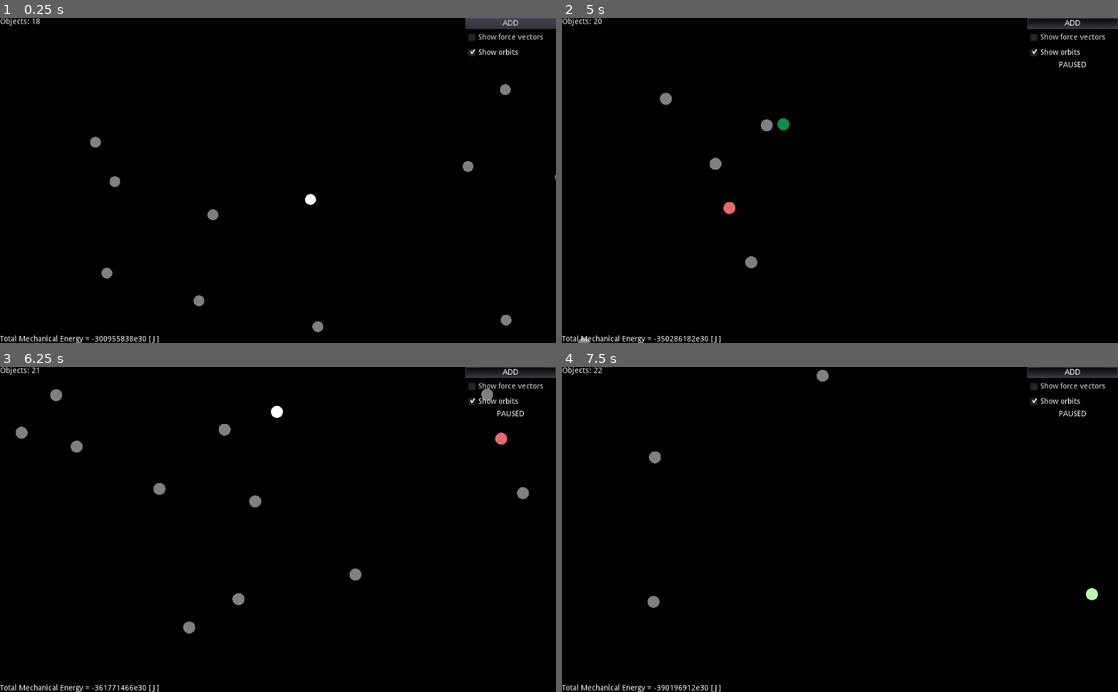
Above: before the commit, frames 1-4 (two rows, left to right).
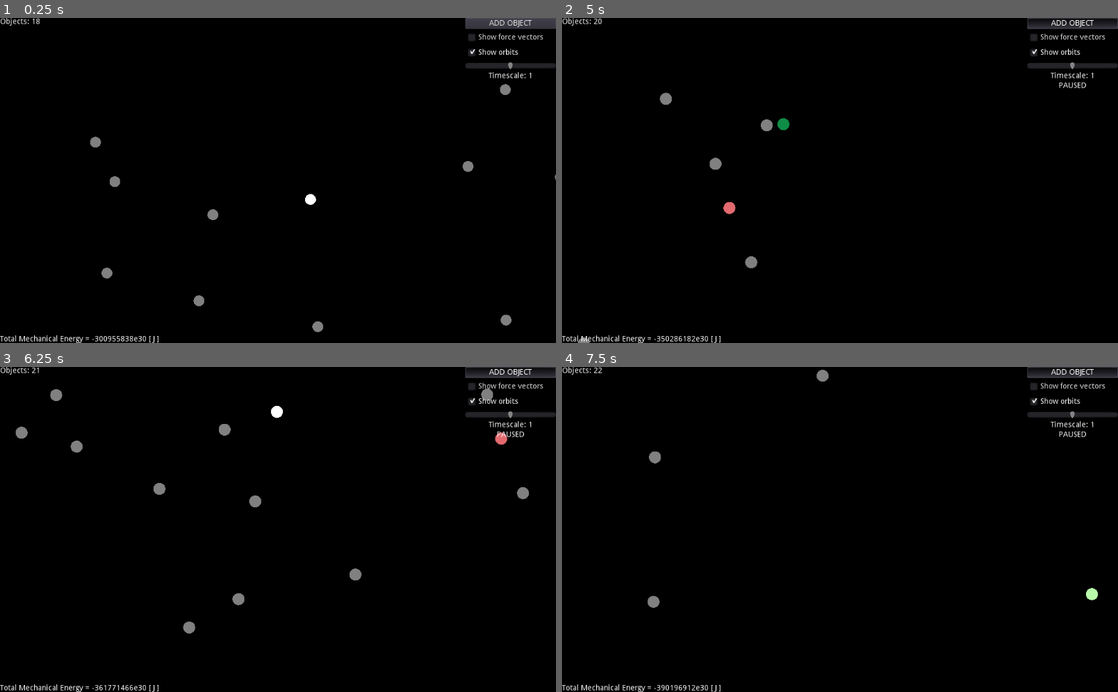
Above: after the commit, the same moments.

Repository: NuclearPhoenixx/n-body-problem
Game: Godot game, scene res://scenes/main.tscn
The game is run twice, just before and just after one commit, with the same random seed, the same clock (stepped at 60 frames per second) and the same inputs.
Inputs (mouse positions are in pixels of both pictures, inside the frame that each line leads up to):
- Up to frame 1 (0.25 s): no input
- Up to frame 2 (5 s): click "ADD" (after the commit: "ADD OBJECT") at 0.5 s; move the mouse to (840, 180) at 1.27 s; hold Right (ui_right) 1.28-2.03 s; hold Mouse wheel up (camera_zin) 1.28-2.03 s; click (840, 180) at 1.52 s; move the mouse to (828, 73) at 2.02 s; hold Down (ui_down) 2.03-2.78 s; tap Mouse wheel down (camera_zout) at 2.1, 3.6 s; click (828, 73) at 2.27 s; move the mouse to (589, 99) at 2.77 s; hold Right (ui_right) 2.78-3.53 s; hold Mouse wheel up (camera_zin) 2.78-3.53 s; move the mouse to (812, 245) at 3.52 s; hold Up (ui_up) 3.53-4.28 s; click (812, 245) at 3.77 s; move the mouse to (567, 203) at 4.27 s; hold Left (ui_left) from 4.28 s (still down); hold Mouse wheel up (camera_zin) from 4.28 s (still down); click (567, 203) at 4.52 s; tap P (pause) at 4.9 s
- Up to frame 3 (6.25 s): move the mouse to (111, 480) at 5.02 s; release Mouse wheel up (camera_zin) at 5.03 s; tap Mouse wheel down (camera_zout) at 5.1 s; click (111, 480) at 5.27 s; move the mouse to (305, 529) at 5.77 s; release Left (ui_left) at 5.78 s; hold Down (ui_down) from 5.78 s (still down); hold Mouse wheel up (camera_zin) from 5.78 s (still down)
- Up to frame 4 (7.5 s): move the mouse to (756, 448) at 6.52 s; release Down (ui_down) at 6.53 s; release Mouse wheel up (camera_zin) at 6.53 s; hold Right (ui_right) 6.53-7.28 s; tap Mouse wheel down (camera_zout) at 6.6 s; click (756, 448) at 6.77 s; move the mouse to (962, 513) at 7.27 s; hold Up (ui_up) from 7.28 s (still down); hold Mouse wheel up (camera_zin) from 7.28 s (still down)

The runs differ from the first frame. In frame 1, 0.4% of the frame differs, in the area x 83-100%, y 0-19%; in frame 2, 0.5%, in the area x 83-100%, y 0-22%; in frame 3, 0.5%; in frame 4, 0.5%.

Commit message:
add variable timescale

Diff:
--- a/scenes/main.tscn
+++ b/scenes/main.tscn
@@ -10,17 +10,18 @@
 [ext_resource path="res://src/gui/delete.gd" type="Script" id=8]
 [ext_resource path="res://src/gui/add_object.gd" type="Script" id=9]
 [ext_resource path="res://src/gui/fv_toggle.gd" type="Script" id=10]
-[ext_resource path="res://src/gui/pause_indicator.gd" type="Script" id=11]
-[ext_resource path="res://src/gui/system_energy.gd" type="Script" id=12]
+[ext_resource path="res://src/gui/time_scale.gd" type="Script" id=11]
+[ext_resource path="res://src/gui/pause_indicator.gd" type="Script" id=12]
+[ext_resource path="res://src/gui/system_energy.gd" type="Script" id=13]
 
-[sub_resource type="Gradient" id=3]
+[sub_resource type="Gradient" id=1]
 colors = PoolColorArray( 0.266667, 1, 0, 0, 0, 1, 0.156863, 1 )
 
-[sub_resource type="InputEventAction" id=1]
+[sub_resource type="InputEventAction" id=2]
 action = "delete"
 
-[sub_resource type="ShortCut" id=2]
-shortcut = SubResource( 1 )
+[sub_resource type="ShortCut" id=3]
+shortcut = SubResource( 2 )
 
 [node name="Main" type="Control"]
 anchor_right = 1.0
@@ -42,7 +43,8 @@
 [node name="OrbitLine" type="Line2D" parent="Spacetime"]
 width = 1.5
 default_color = Color( 0.4, 0.501961, 1, 1 )
-gradient = SubResource( 3 )
+gradient = SubResource( 1 )
+texture_mode = 1061158912
 joint_mode = 2
 begin_cap_mode = 2
 end_cap_mode = 2
@@ -95,12 +97,11 @@
 margin_right = 57.0
 margin_bottom = 20.0
 hint_tooltip = "Press the button to delete this object."
-shortcut = SubResource( 2 )
+shortcut = SubResource( 3 )
 text = "DELETE"
 script = ExtResource( 8 )
 
 [node name="Control" type="VBoxContainer" parent="Interface"]
-editor/display_folded = true
 anchor_left = 1.0
 anchor_right = 1.0
 margin_left = -167.0
@@ -113,7 +114,7 @@
 focus_mode = 0
 toggle_mode = true
 enabled_focus_mode = 0
-text = "ADD"
+text = "ADD OBJECT"
 script = ExtResource( 9 )
 
 [node name="ForceVectorToggle" type="CheckBox" parent="Interface/Control"]
@@ -134,19 +135,42 @@
 enabled_focus_mode = 0
 text = "Show orbits"
 
-[node name="PauseLabel" type="Label" parent="Interface/Control"]
+[node name="VBoxContainer" type="VBoxContainer" parent="Interface/Control"]
 margin_top = 80.0
 margin_right = 167.0
-margin_bottom = 94.0
+margin_bottom = 114.0
+
+[node name="TimeScale" type="HSlider" parent="Interface/Control/VBoxContainer"]
+margin_right = 167.0
+margin_bottom = 16.0
+focus_mode = 0
+min_value = -1.0
+max_value = 1.0
+step = 0.1
+focus_mode = 0
+
+[node name="TimeScaleInfo" type="Label" parent="Interface/Control/VBoxContainer"]
+margin_top = 20.0
+margin_right = 167.0
+margin_bottom = 34.0
+text = "Timescale: 1"
+align = 1
+script = ExtResource( 11 )
+
+[node name="PauseLabel" type="Label" parent="Interface/Control"]
+margin_top = 118.0
+margin_right = 167.0
+margin_bottom = 132.0
 text = "PAUSED"
 align = 1
-script = ExtResource( 11 )
+script = ExtResource( 12 )
 
 [node name="SystemEnergy" type="Label" parent="Interface"]
 anchor_top = 1.0
 anchor_bottom = 1.0
 margin_top = -14.0
-script = ExtResource( 12 )
+script = ExtResource( 13 )
 [connection signal="reset" from="Spacetime/Camera" to="Spacetime/OrbitLine" method="_on_Camera_reset"]
 [connection signal="pressed" from="Interface/Stats/HBoxContainer/DeleteButton" to="Interface/Stats/HBoxContainer/DeleteButton" method="_on_DeleteButton_pressed"]
 [connection signal="toggled" from="Interface/Control/OrbitToggle" to="Spacetime/OrbitLine" method="_on_OrbitToggle_toggled"]
+[connection signal="value_changed" from="Interface/Control/VBoxContainer/TimeScale" to="Interface/Control/VBoxContainer/TimeScaleInfo" method="_on_TimeScale_value_changed"]
--- /dev/null
+++ b/src/gui/time_scale.gd
@@ -0,0 +1,7 @@
+extends Label
+
+func _on_TimeScale_value_changed(value):
+	var scale = pow(20, value)
+
+	text = "Timescale: " + str(stepify(scale, .001))
+	Engine.set_time_scale(scale) #adjust the engine clock tick
Not shown: 1 places in scenes/main.tscn that only renumber resources
